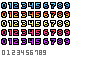
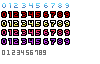
The second 100x64 image is a revision of the first. Changes to its layers:
added layer "圖層 2 拷貝 3" above "圖層 2" over box(2, 12, 69, 17)
painted on "圖層 1" over box(1, 2, 70, 9)
